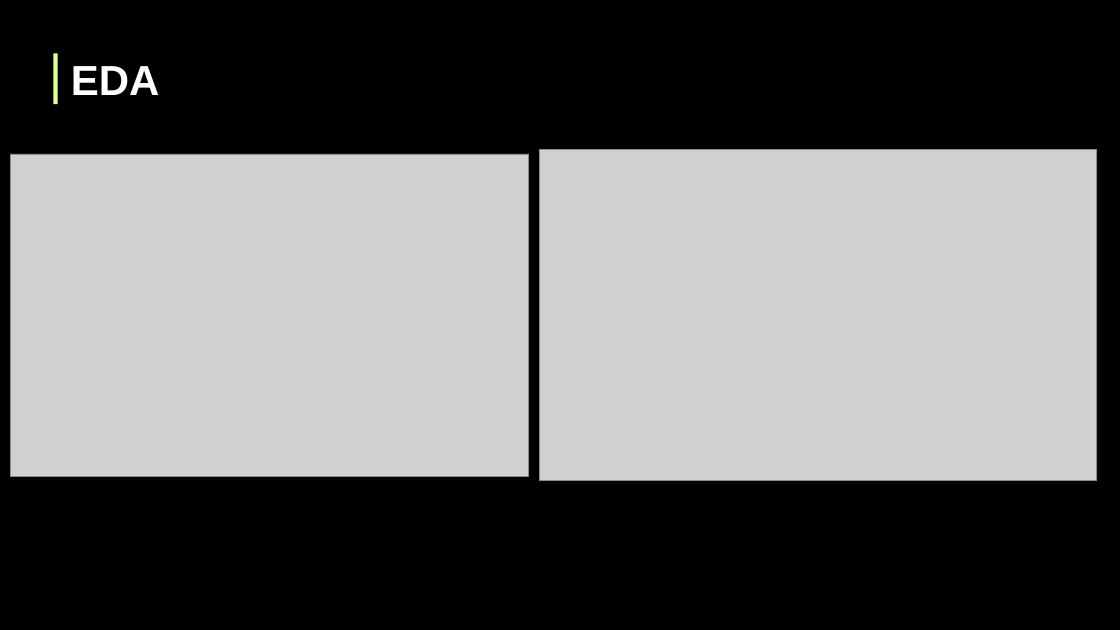
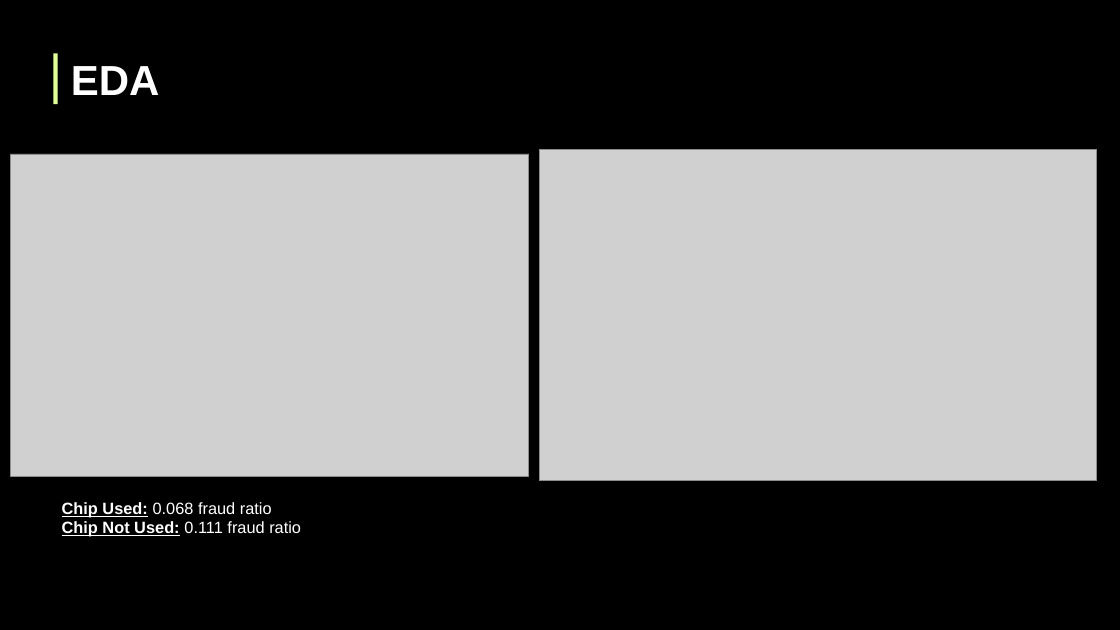
Before and after one commit to splus8191/6103-sp-25-Burke-Guerra-Soroosh, a slide deck: slide 4 of Credit Card Fraud Detection.pptx. Drawn at 1120x630 pixels with LibreOffice and Linux fonts; fonts in the diff are those of the drawing; grey boxes stand for pictures. Boxes give left, top, right and bottom in pixels: in the first picture for what was removed or moved away, otherwise in the second. Text is boxed around its words. In the diff, an @@ line names an element or a change of style, - is before the commit and + after.

```diff
--- a/Credit Card Fraud Detection.pptx
+++ b/Credit Card Fraud Detection.pptx
@@ text added at bbox=[62, 502, 301, 537], 14 pt, text #FFFFFF @@
+Chip Used: 0.068 fraud ratio
+Chip Not Used: 0.111 fraud ratio
```
